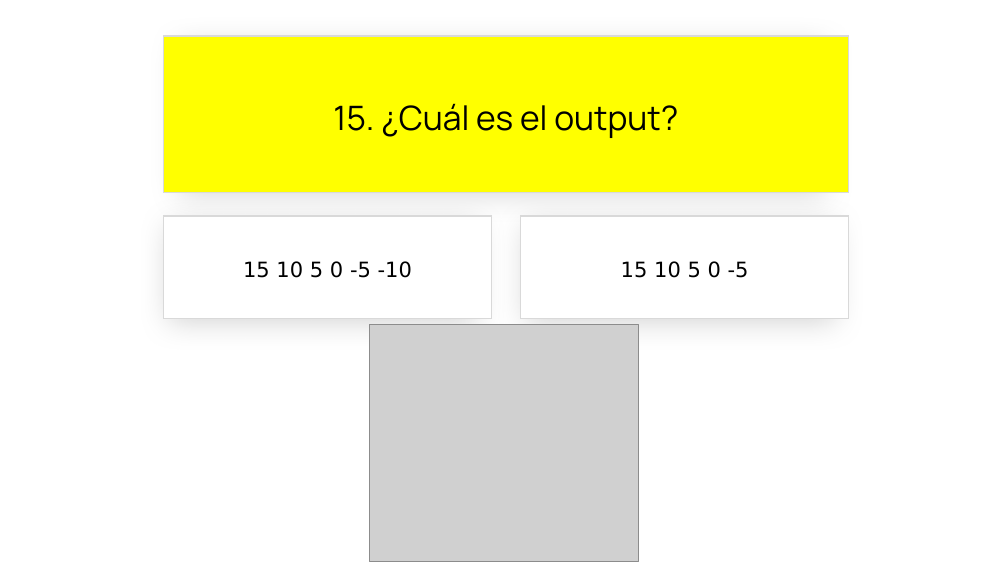
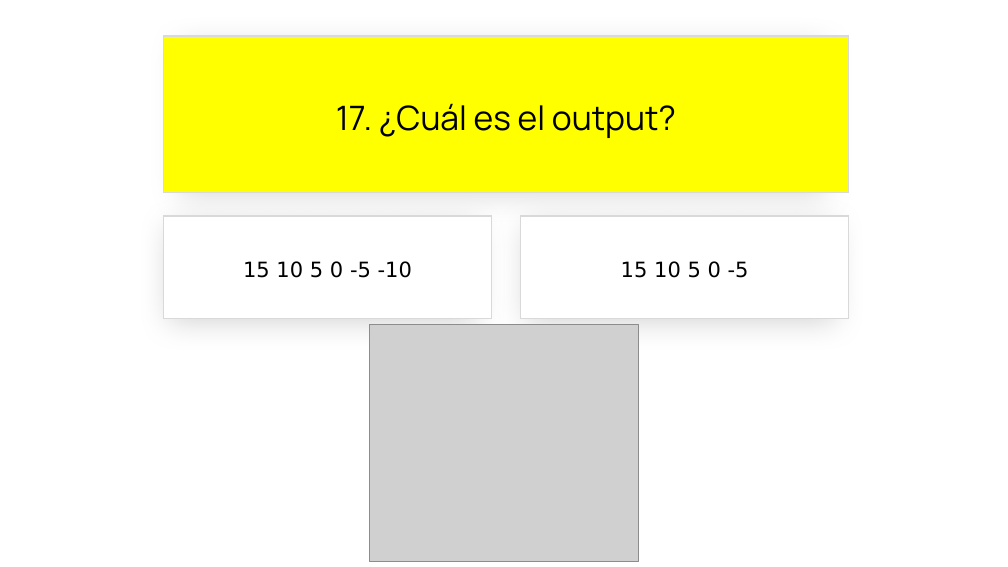
Before and after one commit to jsuarezruiz/SevillaDotNetConf2023, a slide deck: slide 35 of sevilladotnetconf-close.pptx (slide 31 before the commit). Drawn at 1008x567 pixels with LibreOffice and Linux fonts; fonts in the diff are those of the drawing; grey boxes stand for pictures. Boxes give left, top, right and bottom in pixels: in the first picture for what was removed or moved away, otherwise in the second. Text is boxed around its words. In the diff, an @@ line names an element or a change of style, - is before the commit and + after.

```diff
--- a/sevilladotnetconf-close.pptx
+++ b/sevilladotnetconf-close.pptx
@@ text in rectangle at (336, 103, 676, 138): text changed @@
-15. ¿Cuál es el output?
+17. ¿Cuál es el output?
```
Also in this commit, not shown: 18 other slides changed, 8 slides added, 1 other file.
